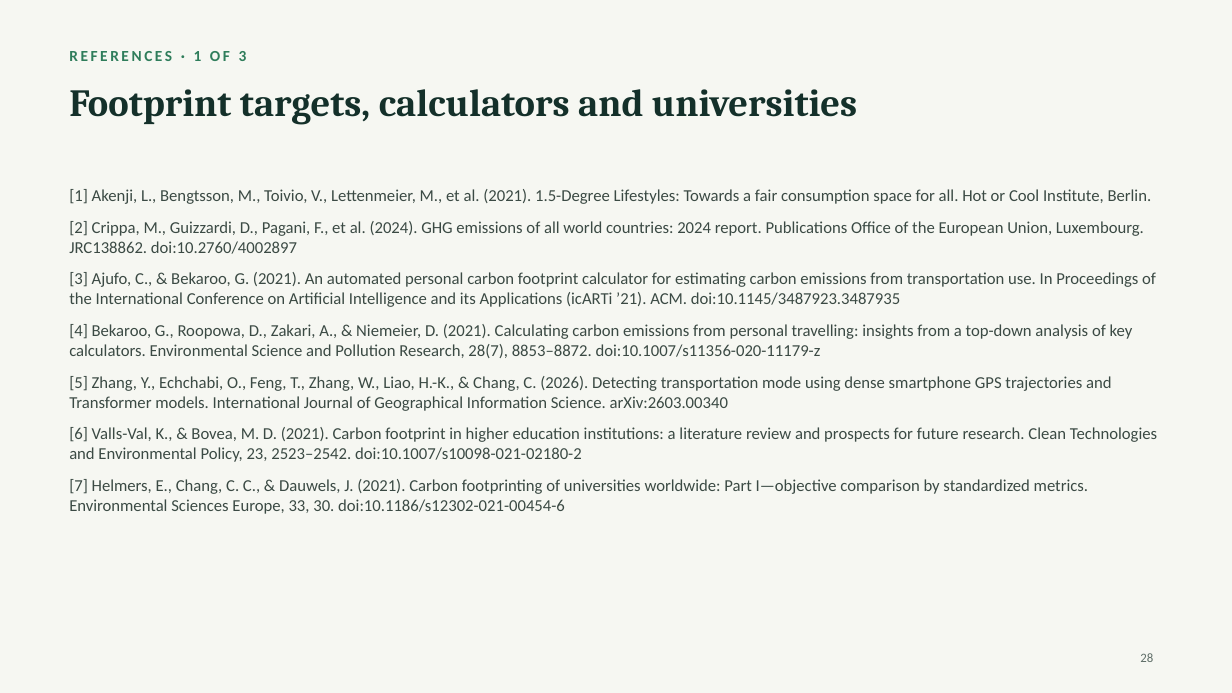
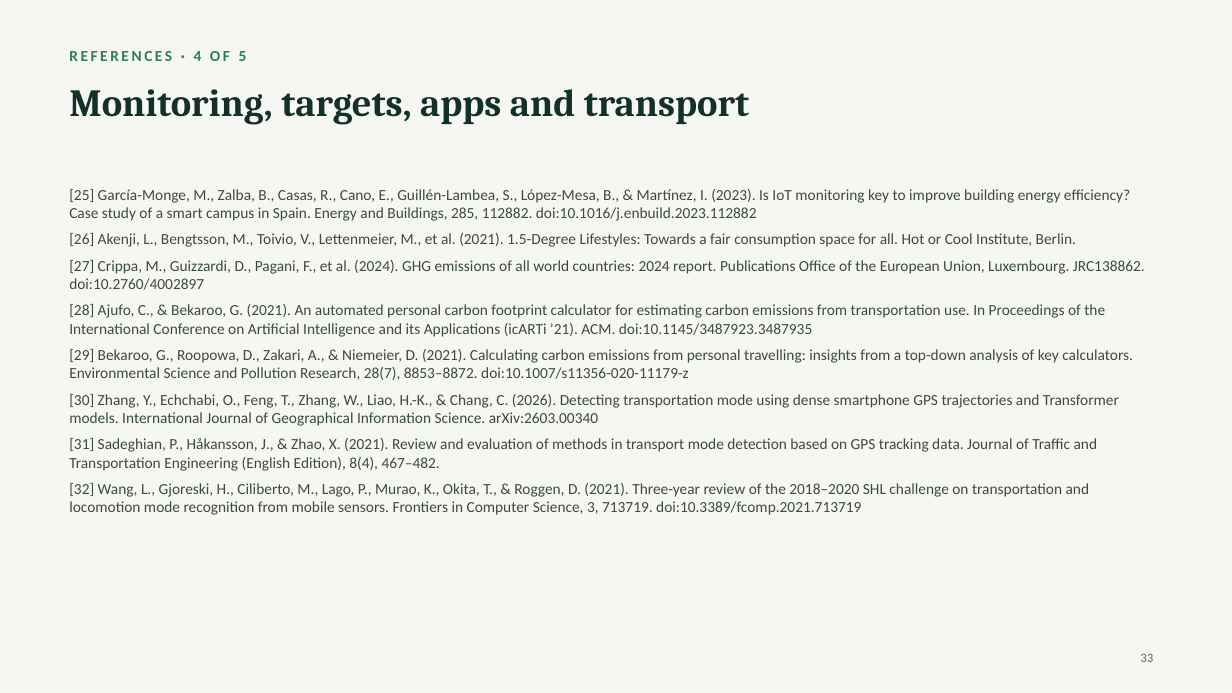
Before and after one commit to RahmaOshba/RahmaOshba, a slide deck: slide 33 of Basmati_Presentation.pptx (slide 28 before the commit). Drawn at 1232x693 pixels with LibreOffice and Linux fonts; fonts in the diff are those of the drawing. Boxes give left, top, right and bottom in pixels: in the first picture for what was removed or moved away, otherwise in the second. Text is boxed around its words. In the diff, an @@ line names an element or a change of style, - is before the commit and + after.

```diff
--- a/Basmati_Presentation.pptx
+++ b/Basmati_Presentation.pptx
@@ text at (x1=69, y1=51, x2=247, y2=61): text changed @@
-REFERENCES · 1 OF 3
+REFERENCES · 4 OF 5
@@ title at (x1=69, y1=89, x2=749, y2=125): text changed @@
-Footprint targets, calculators and universities
+Monitoring, targets, apps and transport
@@ text at (x1=69, y1=189, x2=1145, y2=515): text changed; size 13 to 12 pt @@
-[1] Akenji, L., Bengtsson, M., Toivio, V., Lettenmeier, M., et al. (2021). 1.5-Degree Lifestyles: Towards a fair consumption space for all. Hot or Cool Institute, Berlin.
-[2] Crippa, M., Guizzardi, D., Pagani, F., et al. (2024). GHG emissions of all world countries: 2024 report. Publications Office of the European Union, Luxembourg. JRC138862. doi:10.2760/4002897
-[3] Ajufo, C., & Bekaroo, G. (2021). An automated personal carbon footprint calculator for estimating carbon emissions from transportation use. In Proceedings of the International Conference on Artificial Intelligence and its Applications (icARTi ’21). ACM. doi:10.1145/3487923.3487935
-[4] Bekaroo, G., Roopowa, D., Zakari, A., & Niemeier, D. (2021). Calculating carbon emissions from personal travelling: insights from a top-down analysis of key calculators. Environmental Science and Pollution Research, 28(7), 8853–8872. doi:10.1007/s11356-020-11179-z
-[5] Zhang, Y., Echchabi, O., Feng, T., Zhang, W., Liao, H.-K., & Chang, C. (2026). Detecting transportation mode using dense smartphone GPS trajectories and Transformer models. International Journal of Geographical Information Science. arXiv:2603.00340
-[6] Valls-Val, K., & Bovea, M. D. (2021). Carbon footprint in higher education institutions: a literature review and prospects for future research. Clean Technologies and Environmental Policy, 23, 2523–2542. doi:10.1007/s10098-021-02180-2
-[7] Helmers, E., Chang, C. C., & Dauwels, J. (2021). Carbon footprinting of universities worldwide: Part I—objective comparison by standardized metrics. Environmental Sciences Europe, 33, 30. doi:10.1186/s12302-021-00454-6
+[25] García-Monge, M., Zalba, B., Casas, R., Cano, E., Guillén-Lambea, S., López-Mesa, B., & Martínez, I. (2023). Is IoT monitoring key to improve building energy efficiency? Case study of a smart campus in Spain. Energy and Buildings, 285, 112882. doi:10.1016/j.enbuild.2023.112882
+[26] Akenji, L., Bengtsson, M., Toivio, V., Lettenmeier, M., et al. (2021). 1.5-Degree Lifestyles: Towards a fair consumption space for all. Hot or Cool Institute, Berlin.
+[27] Crippa, M., Guizzardi, D., Pagani, F., et al. (2024). GHG emissions of all world countries: 2024 report. Publications Office of the European Union, Luxembourg. JRC138862. doi:10.2760/4002897
+[28] Ajufo, C., & Bekaroo, G. (2021). An automated personal carbon footprint calculator for estimating carbon emissions from transportation use. In Proceedings of the International Conference on Artificial Intelligence and its Applications (icARTi ’21). ACM. doi:10.1145/3487923.3487935
+[29] Bekaroo, G., Roopowa, D., Zakari, A., & Niemeier, D. (2021). Calculating carbon emissions from personal travelling: insights from a top-down analysis of key calculators. Environmental Science and Pollution Research, 28(7), 8853–8872. doi:10.1007/s11356-020-11179-z
+[30] Zhang, Y., Echchabi, O., Feng, T., Zhang, W., Liao, H.-K., & Chang, C. (2026). Detecting transportation mode using dense smartphone GPS trajectories and Transformer models. International Journal of Geographical Information Science. arXiv:2603.00340
+[31] Sadeghian, P., Håkansson, J., & Zhao, X. (2021). Review and evaluation of methods in transport mode detection based on GPS tracking data. Journal of Traffic and Transportation Engineering (English Edition), 8(4), 467–482.
+[32] Wang, L., Gjoreski, H., Ciliberto, M., Lago, P., Murao, K., Okita, T., & Roggen, D. (2021). Three-year review of the 2018–2020 SHL challenge on transportation and locomotion mode recognition from mobile sensors. Frontiers in Computer Science, 3, 713719. doi:10.3389/fcomp.2021.713719
@@ page number at (x1=1140, y1=653, x2=1153, y2=662): text changed @@
-28
+33
```
Also in this commit, not shown: 7 other slides changed, 5 slides added, 1 slide removed, 7 other files.
